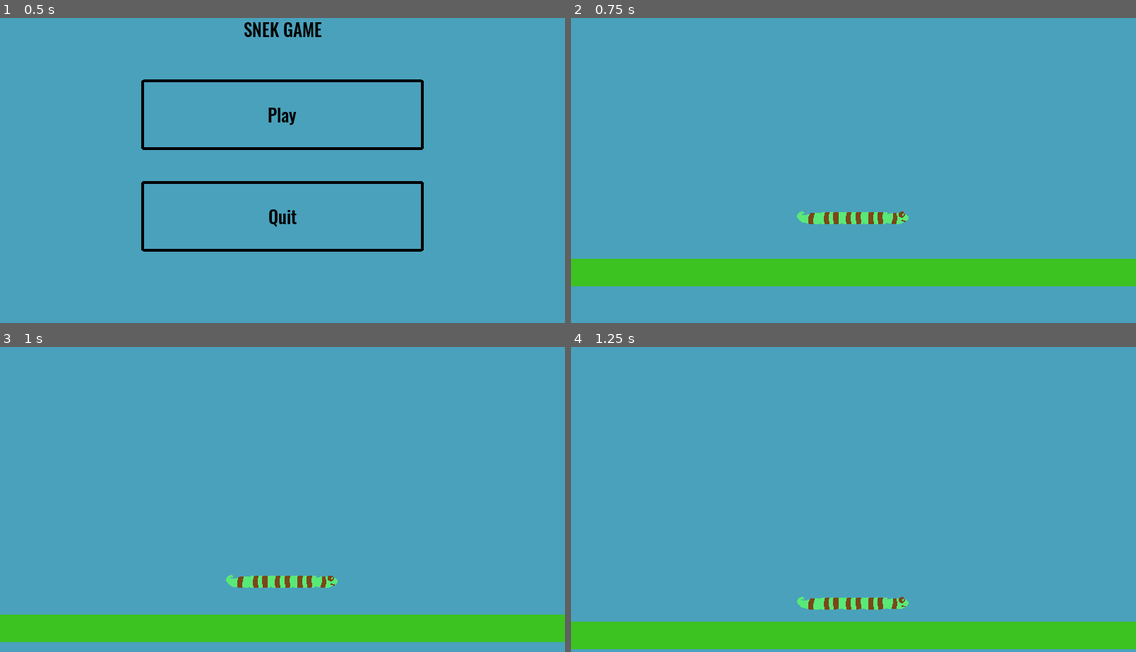
Above: before the commit, frames 1-4 (two rows, left to right).
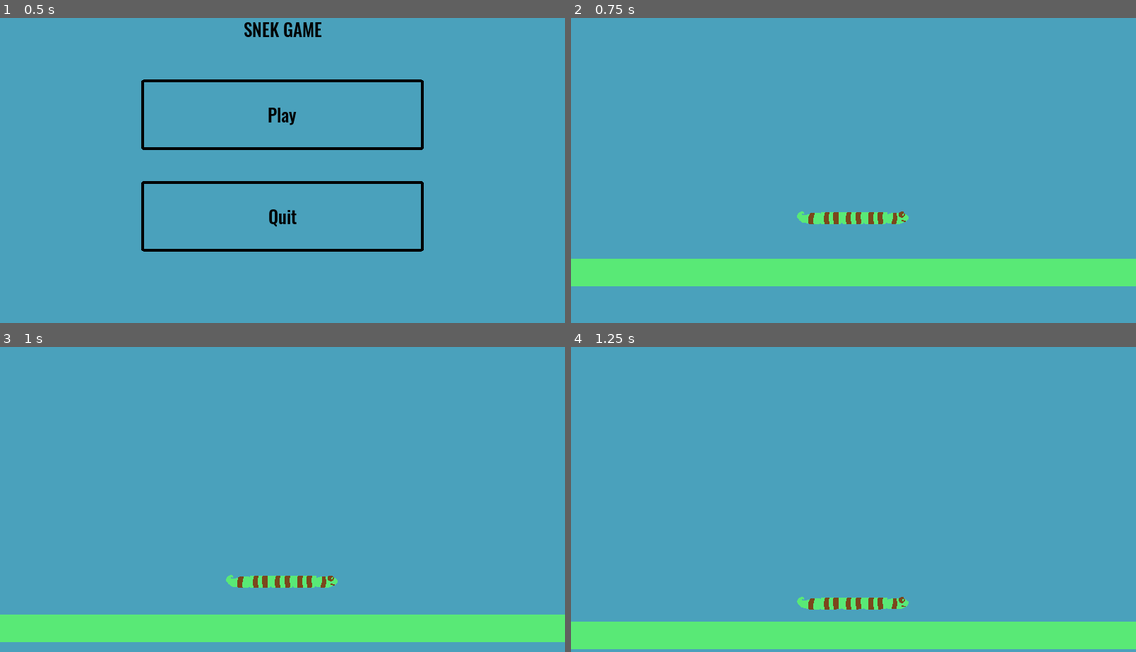
Above: after the commit, the same moments.

Repository: taylorhansen/snek-game
Game: Godot game, scene res://menus/MainMenu.tscn
Same seed, same stepped clock (60 frames per second), same inputs: the game is played once before the commit and once after it. Sound files missing from this copy of the repository are replaced by a short silence.
Inputs:
- Up to frame 1 (0.5 s): no input
- Up to frame 2 (0.75 s): click "Play" at 0.5 s
- Up to frame 3 (1 s): no input
- Up to frame 4 (1.25 s): no input

Frame 1 is identical in both runs. In frame 2, 9.0% of the frame differs, in the area x 0-100%, y 78-88%; in frame 3, 9.0%; in frame 4, 9.0%.

Commit message:
Fix colors

Diff:
--- a/world/World.tscn
+++ b/world/World.tscn
@@ -35,7 +35,7 @@
 shape = SubResource( 1 )
 
 [node name="Polygon2D" type="Polygon2D" parent="Grass"]
-color = Color( 0.239216, 0.764706, 0.133333, 1 )
+color = Color( 0.352941, 0.917647, 0.466667, 1 )
 polygon = PoolVector2Array( -2560, 25, -2560, -25, 2560, -25, 2560, 25 )
 
 [node name="LeftBarrier" type="StaticBody2D" parent="."]
Binary file changed: ball/ball.png
Binary file changed: basket/basket.png
Not shown, changed: ball/ball.xcf
Not shown, changed: basket/basket.xcf
